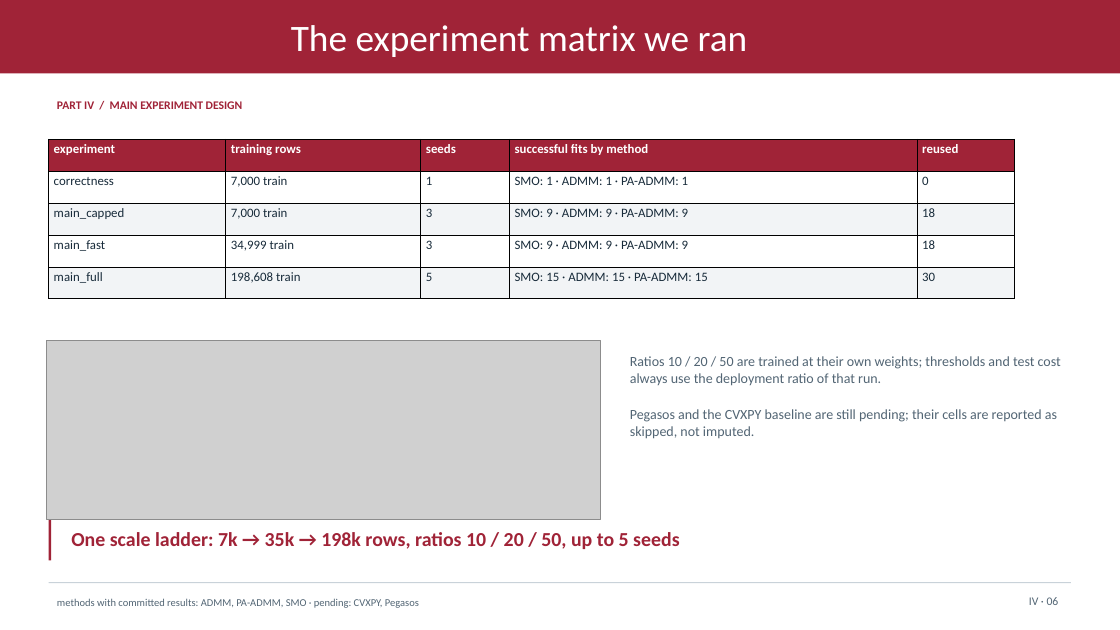
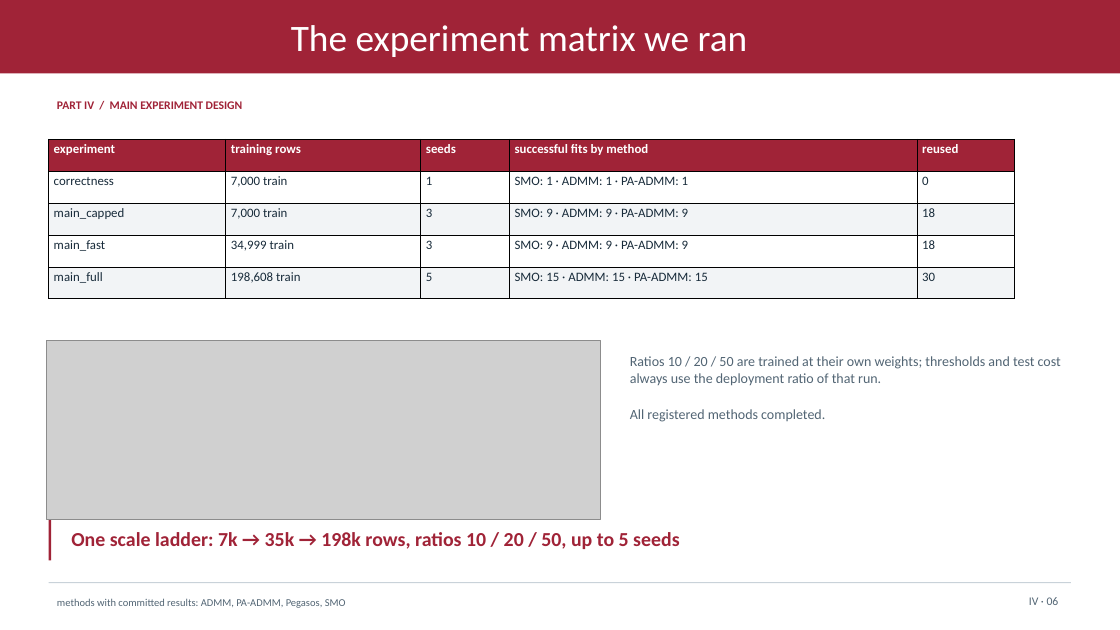
Before and after one commit to xiaoxiaoxiaotao/PolyU-COMP6704-Group4, a slide deck: slide 25 of slides/COMP6704_Group4_PART_IV.pptx. Drawn at 1120x630 pixels with LibreOffice and Linux fonts; fonts in the diff are those of the drawing; grey boxes stand for pictures; background and template pictures are left out. Boxes give left, top, right and bottom in pixels: in the first picture for what was removed or moved away, otherwise in the second. Text is boxed around its words. In the diff, an @@ line names an element or a change of style, - is before the commit and + after.

Commit message:
results: finalize the main ladder and rebuild the PART IV slides

```diff
--- a/slides/COMP6704_Group4_PART_IV.pptx
+++ b/slides/COMP6704_Group4_PART_IV.pptx
@@ text at (630, 409, 825, 422): text changed @@
-Pegasos and the CVXPY baseline are still pending; their cells are reported as skipped, not imputed.
+All registered methods completed.
@@ text at (57, 598, 346, 608): text changed @@
-methods with committed results: ADMM, PA-ADMM, SMO · pending: CVXPY, Pegasos
+methods with committed results: ADMM, PA-ADMM, Pegasos, SMO
```
Also in this commit, not shown: 3 other slides changed, 45 other files.
